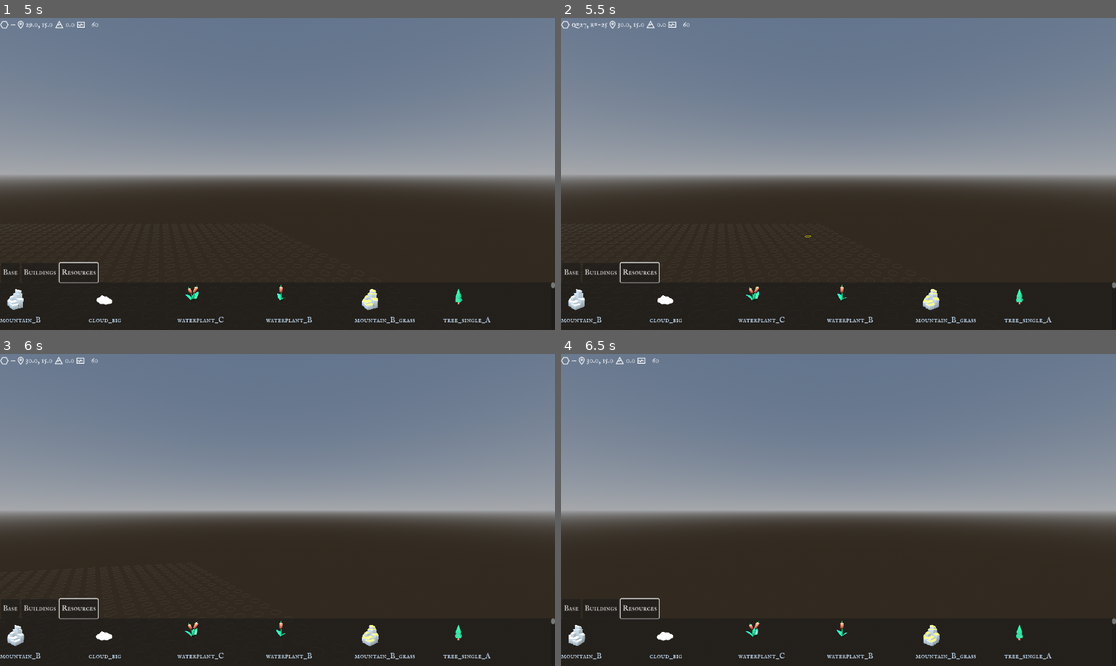
Above: before the commit, frames 1-4 (two rows, left to right).
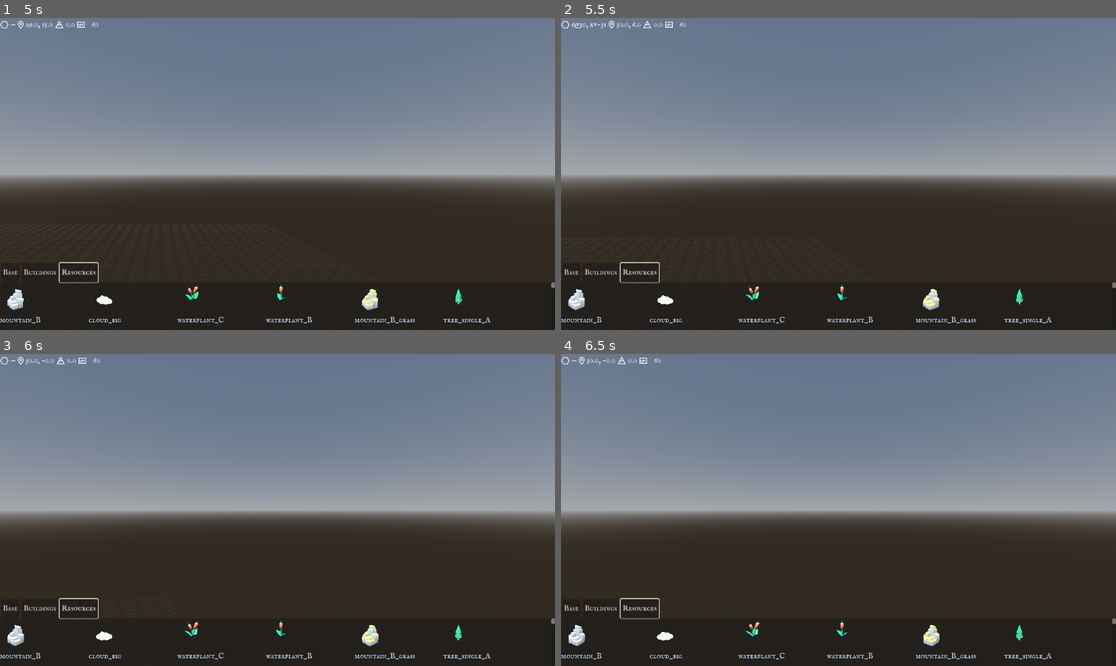
Above: after the commit, the same moments.

Repository: guillaumedelre/medieval-hexagon
Game: Godot game, scene res://scenes/MapEditor.tscn
The game is run twice, just before and just after one commit, with the same random seed, the same clock (stepped at 60 frames per second) and the same inputs.
Inputs (mouse positions are in pixels of both pictures, inside the frame that each line leads up to):
- Up to frame 1 (5 s): click "Base" at 0.5 s; click "Buildings" at 1.25 s; click "Resources" at 2 s; tap Enter at 2.75 s; move the mouse to (399, 158) at 2.77 s; hold D (move_right) 2.78-3.53 s; hold R (rotate_ghost_horary, bound only after the commit) 2.78-3.53 s; click (399, 158) at 2.92 s; move the mouse to (166, 189) at 3.52 s; hold S (move_backward) 3.53-4.28 s; tap R (rotate_ghost_horary, bound only after the commit) at 3.6 s; move the mouse to (333, 105) at 4.27 s; hold D (move_right) from 4.28 s (still down); hold R (rotate_ghost_horary, bound only after the commit) from 4.28 s (still down)
- Up to frame 2 (5.5 s): move the mouse to (810, 236) at 5.02 s; release D (move_right) at 5.03 s; release R (rotate_ghost_horary, bound only after the commit) at 5.03 s; hold Z (move_forward, bound only after the commit) from 5.03 s (still down); tap R (rotate_ghost_horary, bound only after the commit) at 5.1 s; click (810, 236) at 5.17 s
- Up to frame 3 (6 s): move the mouse to (444, 556) at 5.77 s; release Z (move_forward, bound only after the commit) at 5.78 s; hold E (move_rotate_left, bound only before the commit) from 5.78 s (still down); hold R (rotate_ghost_horary, bound only after the commit) from 5.78 s (still down)
- Up to frame 4 (6.5 s): keep holding E (move_rotate_left, bound only before the commit); keep holding R (rotate_ghost_horary, bound only after the commit); tap Escape (ui_cancel) at 6.4 s

Frame 1 is identical in both runs. In frame 2, 0.2% of the frame differs, in the area x 3-46%, y 0-71%; in frame 3, less than 0.1%; in frame 4, less than 0.1%.

Commit message:
Ghost rotation and canel tile placement

Diff:
--- a/project.godot
+++ b/project.godot
@@ -38,7 +38,7 @@
 "keycode": 90,
 "pressed": false,
 "type": "key"
-}, Object(InputEventKey,"resource_local_to_scene":false,"res …(111 unchanged characters)… ressed":false,"pressed":false,"keycode":0,"physical_keycode":87,"key_label":0,"unicode":122,"location":0,"echo":false,"script":null)
+}, Object(InputEventKey,"resource_local_to_scene":false,"res …(111 unchanged characters)… ressed":false,"pressed":false,"keycode":90,"physical_keycode":0,"key_label":0,"unicode":122,"location":0,"echo":false,"script":null)
 ]
 }
 move_backward={
@@ -49,7 +49,7 @@
 "keycode": 83,
 "pressed": false,
 "type": "key"
-}, Object(InputEventKey,"resource_local_to_scene":false,"res …(111 unchanged characters)… ressed":false,"pressed":false,"keycode":0,"physical_keycode":83,"key_label":0,"unicode":115,"location":0,"echo":false,"script":null)
+}, Object(InputEventKey,"resource_local_to_scene":false,"res …(111 unchanged characters)… ressed":false,"pressed":false,"keycode":83,"physical_keycode":0,"key_label":0,"unicode":115,"location":0,"echo":false,"script":null)
 ]
 }
 move_left={
@@ -60,7 +60,7 @@
 "keycode": 81,
 "pressed": false,
 "type": "key"
-}, Object(InputEventKey,"resource_local_to_scene":false,"res …(111 unchanged characters)… ressed":false,"pressed":false,"keycode":0,"physical_keycode":65,"key_label":0,"unicode":113,"location":0,"echo":false,"script":null)
+}, Object(InputEventKey,"resource_local_to_scene":false,"res …(111 unchanged characters)… ressed":false,"pressed":false,"keycode":81,"physical_keycode":0,"key_label":0,"unicode":113,"location":0,"echo":false,"script":null)
 ]
 }
 move_right={
@@ -71,7 +71,7 @@
 "keycode": 68,
 "pressed": false,
 "type": "key"
-}, Object(InputEventKey,"resource_local_to_scene":false,"res …(111 unchanged characters)… ressed":false,"pressed":false,"keycode":0,"physical_keycode":68,"key_label":0,"unicode":100,"location":0,"echo":false,"script":null)
+}, Object(InputEventKey,"resource_local_to_scene":false,"res …(111 unchanged characters)… ressed":false,"pressed":false,"keycode":68,"physical_keycode":0,"key_label":0,"unicode":100,"location":0,"echo":false,"script":null)
 ]
 }
 move_up={
@@ -82,7 +82,7 @@
 "keycode": 4194322,
 "pressed": false,
 "type": "key"
-}, Object(InputEventKey,"resource_local_to_scene":false,"res …(111 unchanged characters)… ressed":false,"pressed":false,"keycode":0,"physical_keycode":4194323,"key_label":0,"unicode":0,"location":0,"echo":false,"script":null)
+}, Object(InputEventKey,"resource_local_to_scene":false,"res …(111 unchanged characters)… ressed":false,"pressed":false,"keycode":4194323,"physical_keycode":0,"key_label":0,"unicode":0,"location":0,"echo":false,"script":null)
 ]
 }
 move_down={
@@ -93,10 +93,10 @@
 "keycode": 4194323,
 "pressed": false,
 "type": "key"
-}, Object(InputEventKey,"resource_local_to_scene":false,"res …(111 unchanged characters)… ressed":false,"pressed":false,"keycode":0,"physical_keycode":4194324,"key_label":0,"unicode":0,"location":0,"echo":false,"script":null)
+}, Object(InputEventKey,"resource_local_to_scene":false,"res …(111 unchanged characters)… ressed":false,"pressed":false,"keycode":4194324,"physical_keycode":0,"key_label":0,"unicode":0,"location":0,"echo":false,"script":null)
 ]
 }
-move_rotate_left={
+move_rotate_horary={
 "deadzone": 0.5,
 "events": [{
 "device": 0,
@@ -107,7 +107,7 @@
 }, Object(InputEventKey,"resource_local_to_scene":false,"resource_name":"","device":-1,"window_id":0,"alt_pressed":fals …(184 unchanged characters)…
 ]
 }
-move_rotate_right={
+move_rotate_antihorary={
 "deadzone": 0.5,
 "events": [{
 "device": 0,
@@ -115,7 +115,7 @@
 "keycode": 69,
 "pressed": false,
 "type": "key"
-}, Object(InputEventKey,"resource_local_to_scene":false,"res …(111 unchanged characters)… ressed":false,"pressed":false,"keycode":0,"physical_keycode":81,"key_label":0,"unicode":97,"location":0,"echo":false,"script":null)
+}, Object(InputEventKey,"resource_local_to_scene":false,"res …(111 unchanged characters)… ressed":false,"pressed":false,"keycode":65,"physical_keycode":0,"key_label":0,"unicode":97,"location":0,"echo":false,"script":null)
 ]
 }
 toggle_main_menu={
@@ -123,8 +123,8 @@
 "events": [Object(InputEventKey,"resource_local_to_scene":false,"resource_name":"","device":-1,"window_id":0,"alt_press …(191 unchanged characters)…
 ]
 }
-toggle_toolbar={
+rotate_ghost_horary={
 "deadzone": 0.2,
-"events": [Object(InputEventKey,"resource_local_to_scene":fa …(119 unchanged characters)… ressed":false,"pressed":false,"keycode":66,"physical_keycode":0,"key_label":0,"unicode":98,"location":0,"echo":false,"script":null)
+"events": [Object(InputEventKey,"resource_local_to_scene":fa …(119 unchanged characters)… ressed":false,"pressed":false,"keycode":82,"physical_keycode":0,"key_label":0,"unicode":82,"location":0,"echo":false,"script":null)
 ]
 }
--- a/scripts/camera_controller.gd
+++ b/scripts/camera_controller.gd
@@ -47,9 +47,9 @@
 	if Input.is_action_pressed("move_down"): pivot.position.y -= vertical_speed * delta
 
 	# --- Rotation avec touches (Y) ---
-	if Input.is_action_pressed("move_rotate_left"):
+	if Input.is_action_pressed("move_rotate_horary"):
 		pivot.rotate_y(deg_to_rad(-rotate_keys_speed * delta))
-	elif Input.is_action_pressed("move_rotate_right"):
+	elif Input.is_action_pressed("move_rotate_antihorary"):
 		pivot.rotate_y(deg_to_rad(rotate_keys_speed * delta))
 
 	# --- Orbit caméra avec clic molette (rotation instantanée) ---
@@ -57,12 +57,6 @@
 		var v: Vector2 = Input.get_last_mouse_velocity()
 		var delta_yaw := -v.x * orbit_sensitivity * delta
 		_rotate_around_point(orbit_center, delta_yaw)
-
-	# --- Zoom ---
-	#var current_distance: float = -position.z
-	#var target_distance: float = clamp(zoom_target, min_distance, max_distance)
-	#var new_distance: float = lerp(current_distance, target_distance, 6.0 * delta)
-	#position.z = -new_distance
 
 	# --- Détection de mouvement pour UI ---
 	if global_position != _last_position or rotation != _last_rotation:
--- a/scripts/map_editor.gd
+++ b/scripts/map_editor.gd
@@ -16,6 +16,7 @@
 var current_model_path: String = ""
 var math: HexMath
 var tiles: Dictionary = {} # clé: layer:q:r
+var ghost_rotation_deg: float = 0.0
 
 
 func _ready() -> void:
@@ -36,16 +37,40 @@
 
 
 func _unhandled_input(event: InputEvent) -> void:
+	# --- ANNULATION DU PLACEMENT ---
+	if event.is_action_pressed("ui_cancel"):
+		if current_model_path != "":
+			print("❌ Placement annulé")
+
+			current_model_path = ""
+			ghost_rotation_deg = 0.0
+
+			if ghost_tile:
+				ghost_tile.visible = false
+				ghost_tile.rotation.y = 0.0
+			return  # empêcher les autres actions
+
 	if event is InputEventMouseButton and event.pressed:
-
 		# Empêcher les clics pendant que la souris est sur l’UI
 		if get_viewport().gui_get_hovered_control() != null:
 			return
-
 		match event.button_index:
 			MOUSE_BUTTON_LEFT:	_place_tile_from_mouse()
 			MOUSE_BUTTON_RIGHT:	_remove_tile_from_mouse()
 
+	if event is InputEventKey and event.pressed:
+		if Input.is_action_pressed("rotate_ghost_horary"):
+			if event.shift_pressed:
+				ghost_rotation_deg += 60.0
+			else:
+				ghost_rotation_deg -= 60.0
+
+		ghost_rotation_deg = fmod(ghost_rotation_deg, 360.0)
+
+		if ghost_tile:
+			ghost_tile.rotation.y = deg_to_rad(ghost_rotation_deg)
+
+		return
 
 func _on_layer_changed(layer_name: String) -> void:
 	current_layer_name = layer_name
@@ -127,19 +152,20 @@
 	if ghost_tile:
 		ghost_tile.visible = current_model_path != ""
 		ghost_tile.global_position = world_pos
+		ghost_tile.rotation.y = deg_to_rad(ghost_rotation_deg)
 
 		var key := _make_key(current_layer_name, q, r)
 		var occupied := tiles.has(key)
 		ghost_tile.set_valid_state(not occupied)
 
-
 func _place_tile_from_mouse() -> void:
 	if current_model_path == "":
 		print("⚠️ Aucun modèle sélectionné.")
 		return
 
 	var hit := _raycast_from_mouse()
-	if hit.is_empty(): return
+	if hit.is_empty():
+		return
 
 	var axial := math.world_to_axial(hit.position)
 	var q := int(axial.x)
@@ -157,6 +183,11 @@
 
 	var inst: Node3D = scene.instantiate()
 	inst.position = math.axial_to_world(q, r)
+
+	# 🔥 AJOUT : applique la rotation du GhostTile si présent
+	if ghost_tile:
+		inst.rotation = ghost_tile.rotation
+
 	current_layer.add_child(inst)
 	tiles[key] = inst
 
--- a/scripts/tile_browser.gd
+++ b/scripts/tile_browser.gd
@@ -103,7 +103,6 @@
 	label.add_theme_color_override("font_color", Color(0.8, 0.9, 1.0))
 	label.add_theme_font_size_override("font_size", 16)
 	vb.add_child(label)
-	print(preview.size)
 
 	vb.gui_input.connect(func(event: InputEvent) -> void:
 		if event is InputEventMouseButton and event.pressed:
